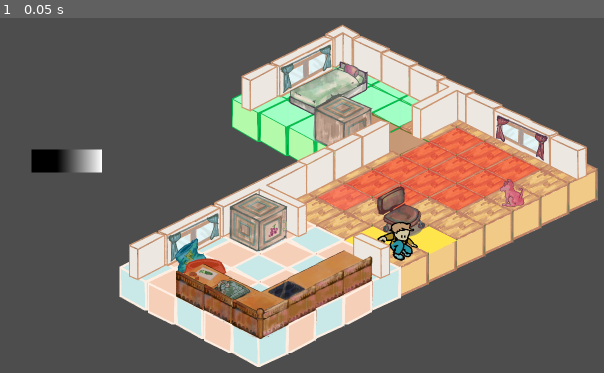
Above: before the commit, frame 1.
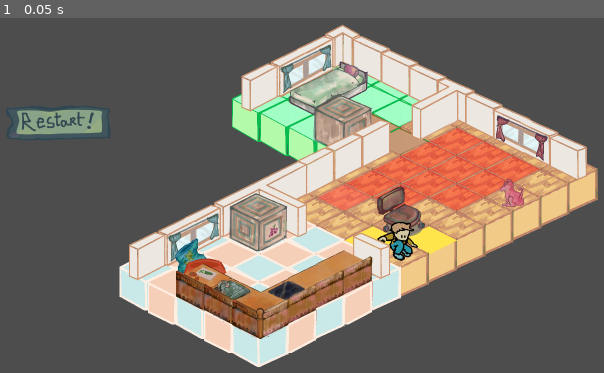
Above: after the commit, the same moment.

Repository: remimorvan/isometric-reverse-heist-simulator-2000
Game: Godot game, scene res://scenes/MainLevel.tscn
Same seed, same stepped clock (60 frames per second), same inputs: the game is played once before the commit and once after it. The engine's default icon, where the game draws it, is replaced by a stand-in: a white triangle on a blue panel in a dark square.
Inputs:
- Up to frame 1 (0.05 s): no input

The runs differ from the first frame. In frame 1, 1.7% of the frame differs, in the area x 0-19%, y 24-44%.

Commit message:
button texture

Diff:
--- a/scenes/MainLevel.tscn
+++ b/scenes/MainLevel.tscn
@@ -1,7 +1,8 @@
-[gd_scene load_steps=18 format=3 uid="uid://cy5sbokend7fg"]
+[gd_scene load_steps=17 format=3 uid="uid://cy5sbokend7fg"]
 
 [ext_resource type="Script" uid="uid://oi0r4ynbu0sa" path="res://scripts/main.gd" id="1_jsrw5"]
 [ext_resource type="PackedScene" uid="uid://bqtadeysdvdy" path="res://scenes/mayson.tscn" id="2_jsrw5"]
+[ext_resource type="Texture2D" uid="uid://b3lb640y0m0d" path="res://assets/level/restart_button.png" id="4_k2vfh"]
 [ext_resource type="Script" uid="uid://xth84ey1qovn" path="res://scripts/game_object_handler.gd" id="5_6ib6r"]
 [ext_resource type="PackedScene" uid="uid://cjajyodhkxglj" path="res://scenes/dog_bowl.tscn" id="5_huru0"]
 [ext_resource type="PackedScene" uid="uid://d2xw0bduor5xm" path="res://scenes/wouaf.tscn" id="6_wcvik"]
@@ -15,14 +16,6 @@
 [ext_resource type="PackedScene" uid="uid://bw4ywe0ot1xtn" path="res://scenes/bed.tscn" id="11_rqv6b"]
 [ext_resource type="PackedScene" uid="uid://de1mdtgmcrxr4" path="res://scenes/underwear.tscn" id="11_wd4wg"]
 [ext_resource type="PackedScene" uid="uid://dptrqojvi3uk4" path="res://scenes/mission_failed.tscn" id="13_wd4wg"]
-
-[sub_resource type="Gradient" id="Gradient_4t260"]
-offsets = PackedFloat32Array(0.36039, 1)
-
-[sub_resource type="GradientTexture2D" id="GradientTexture2D_wd4wg"]
-gradient = SubResource("Gradient_4t260")
-width = 600
-height = 200
 
 [node name="MainLevel" type="Node2D"]
 y_sort_enabled = true
@@ -38,21 +31,22 @@
 scale = Vector2(3, 3)
 
 [node name="Restart" type="Node2D" parent="Mayson"]
-position = Vector2(-2132, -677)
+position = Vector2(-2207, -1001)
 
 [node name="Button" type="Button" parent="Mayson/Restart"]
 modulate = Color(1, 1, 1, 0)
 self_modulate = Color(1, 1, 1, 0)
-custom_minimum_size = Vector2(600, 200)
-offset_left = -301.0
-offset_top = -100.0
-offset_right = 299.0
-offset_bottom = 100.0
+custom_minimum_size = Vector2(900, 300)
+offset_left = -449.0
+offset_top = -142.0
+offset_right = 451.0
+offset_bottom = 158.0
 action_mode = 0
 icon_alignment = 1
 
 [node name="Sprite2D" type="Sprite2D" parent="Mayson/Restart"]
-texture = SubResource("GradientTexture2D_wd4wg")
+scale = Vector2(1.5, 1.5)
+texture = ExtResource("4_k2vfh")
 
 [node name="GameObjectHandler" type="Node2D" parent="Mayson"]
 y_sort_enabled = true
Not shown, added: assets/level/lettre0.png.import
Not shown, added: assets/level/lettre1.png.import
Not shown, added: assets/level/restart_button.png.import
Not shown, added: assets/level/start.png.import
Not shown, added: assets/level/victory.png.import
